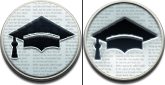
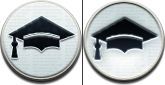
Revision of a layered 165px x 85px image; what changed, layer by layer:
"Layer 16 copy": opacity 22% → 100%, blend multiply → normal, moved it above "Layer 14", painted on it over [3, 2, 162, 79]
removed layer "Layer 16" (was multiply, 22%) from group "animationelevation" over [3, 2, 79, 78]
